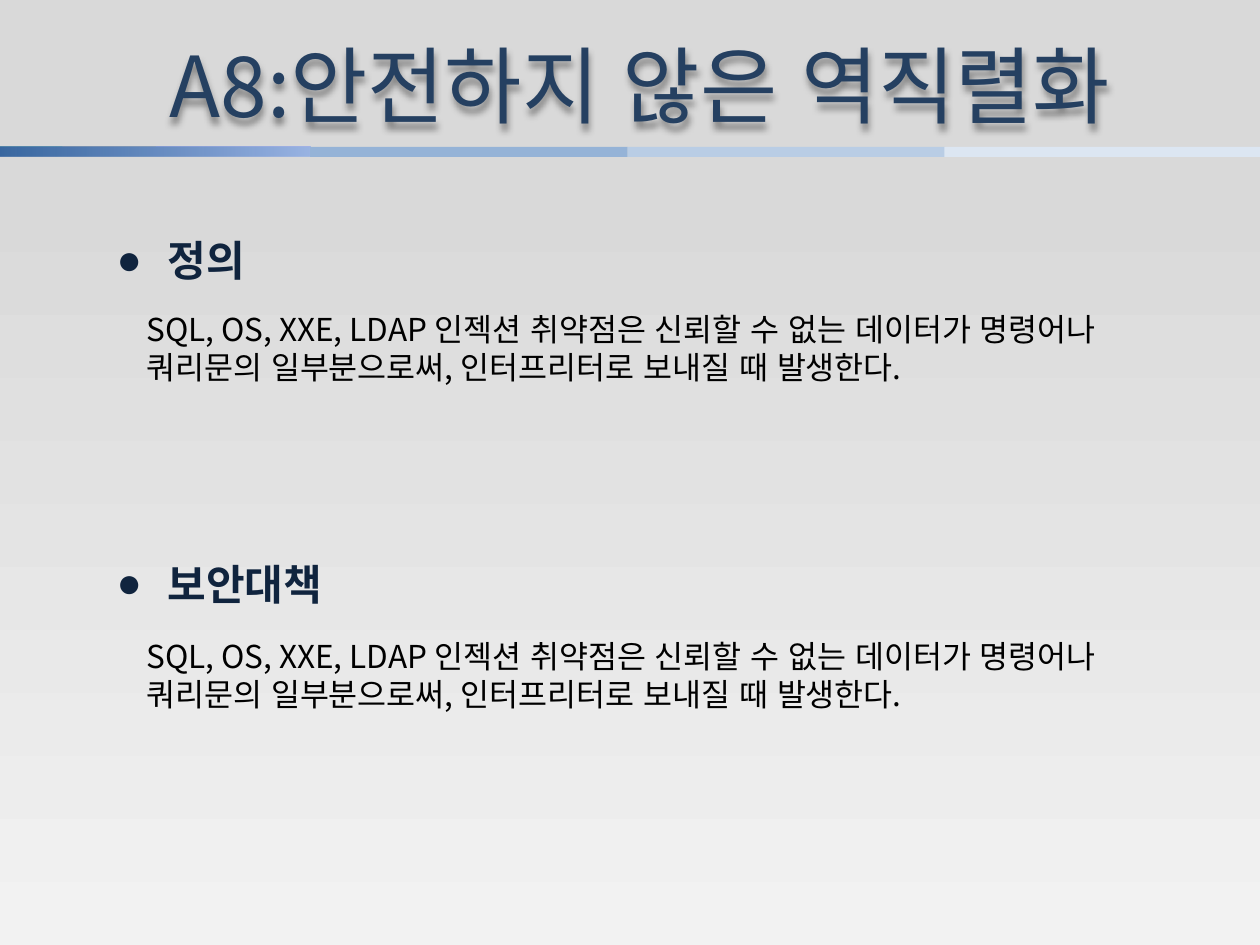
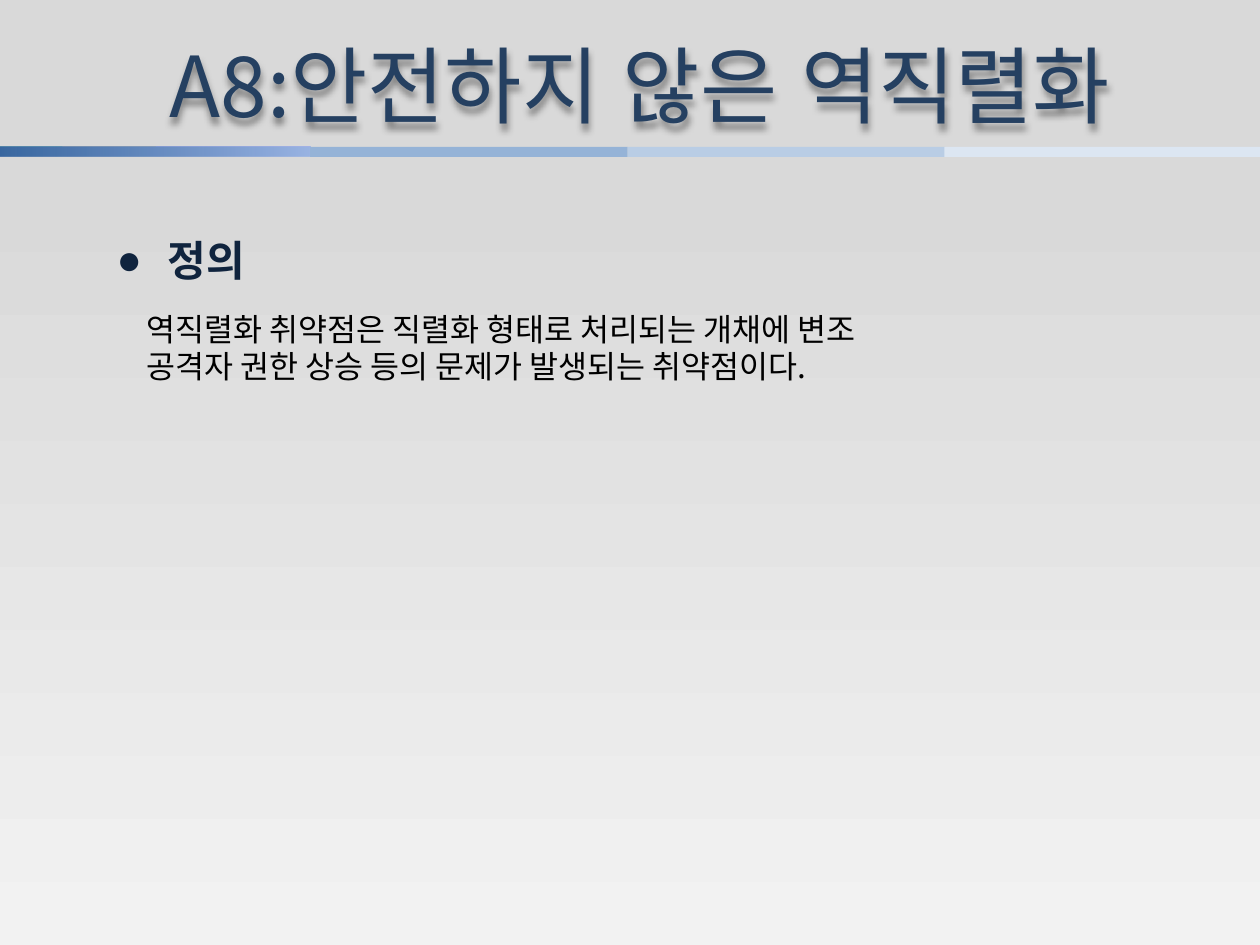
Before and after one commit to jungyohan731/han, a slide deck: slide 10 of 프로젝트 보고서.pptx. Drawn at 1260x945 pixels with LibreOffice and Linux fonts; fonts in the diff are those of the drawing. Boxes give left, top, right and bottom in pixels: in the first picture for what was removed or moved away, otherwise in the second. Text is boxed around its words. In the diff, an @@ line names an element or a change of style, - is before the commit and + after.

```diff
--- a/프로젝트 보고서.pptx
+++ b/프로젝트 보고서.pptx
@@ text at <box>146,314,855,381</box>: text changed @@
-SQL, OS, XXE, LDAP 인젝션 취약점은 신뢰할 수 없는 데이터가 명령어나
-쿼리문의 일부분으로써, 인터프리터로 보내질 때 발생한다.
+역직렬화 취약점은 직렬화 형태로 처리되는 개채에 변조
+공격자 권한 상승 등의 문제가 발생되는 취약점이다.
@@ text removed at <box>168,564,323,604</box> @@
-● 보안대책
@@ text removed at <box>146,641,1096,712</box> @@
-SQL, OS, XXE, LDAP 인젝션 취약점은 신뢰할 수 없는 데이터가 명령어나
-쿼리문의 일부분으로써, 인터프리터로 보내질 때 발생한다.
```
Also in this commit, not shown: 7 other slides changed, 3 slides added, 3 slides removed, 1 other file.
